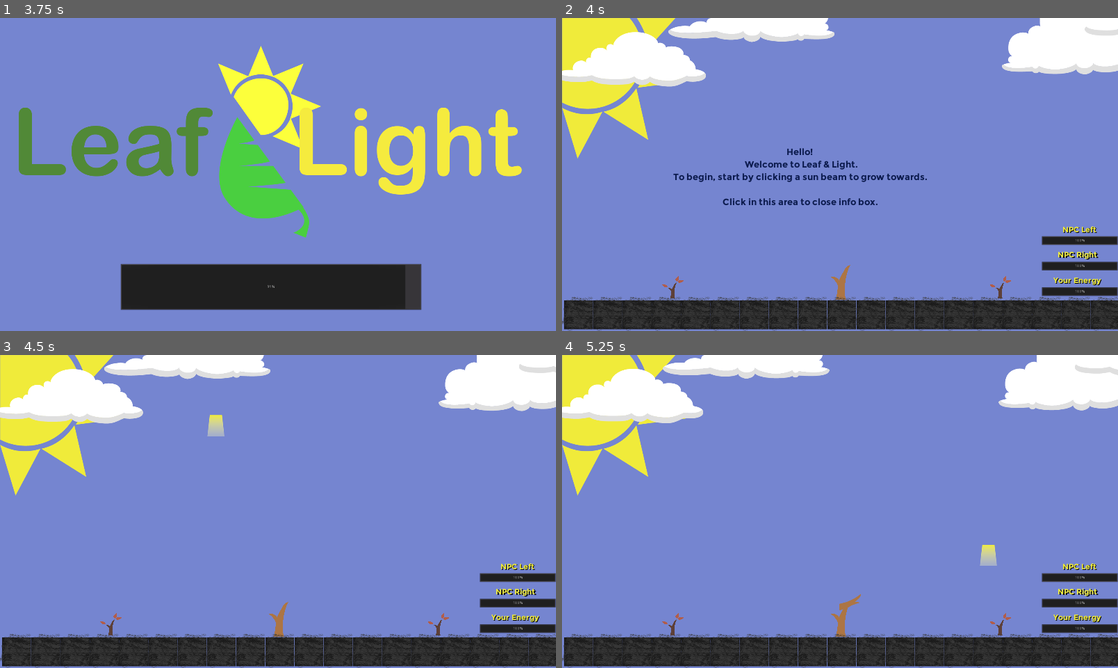
Above: before the commit, frames 1-4 (two rows, left to right).
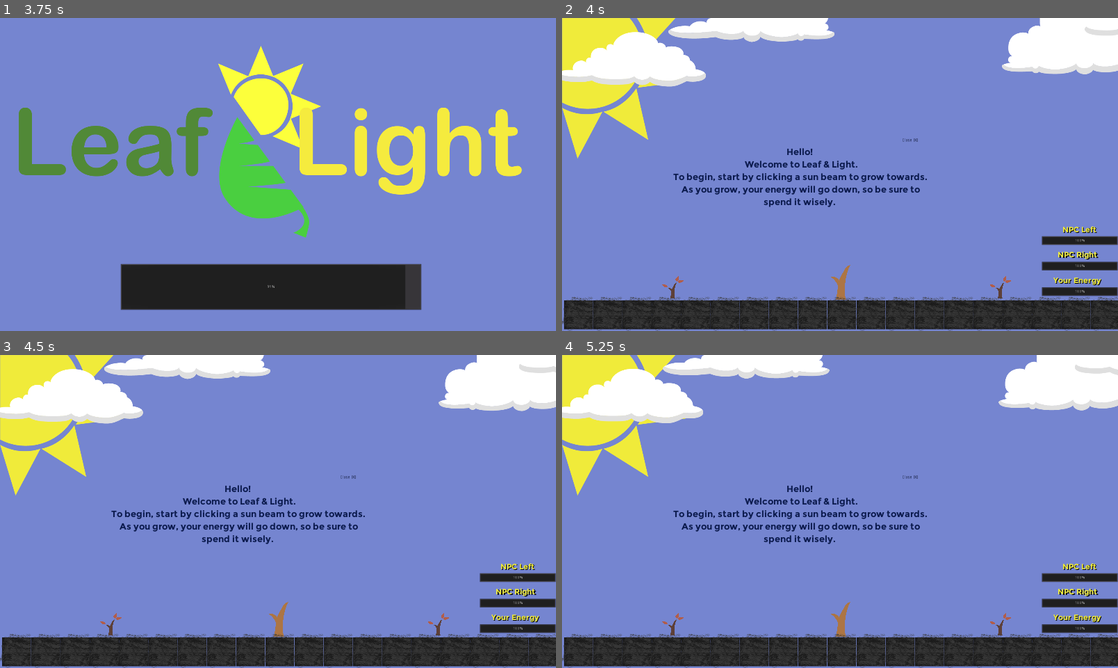
Above: after the commit, the same moments.

Repository: ibryanUW/leaf_light
Game: Godot game, scene res://main_menu/menu_screen.tscn
Two runs of this game, one before a commit and one after it. Both use one fixed random seed, a clock stepped at 60 frames per second and the inputs below.
Inputs (mouse positions are in pixels of both pictures, inside the frame that each line leads up to):
- Up to frame 1 (3.75 s): click (77, 130) at 0.5 s; move the mouse to (400, 158) at 1.27 s; press the mouse at (400, 158) at 1.28 s; move the mouse to (166, 190) at 2.02 s; release the mouse at (166, 190) at 2.03 s; click (166, 190) at 2.1 s; move the mouse to (333, 105) at 2.77 s; press the mouse at (333, 105) at 2.78 s; move the mouse to (250, 237) at 3.52 s; release the mouse at (250, 237) at 3.53 s; click (250, 237) at 3.6 s
- Up to frame 2 (4 s): no input
- Up to frame 3 (4.5 s): move the mouse to (444, 558) at 4.27 s; press the mouse at (444, 558) at 4.28 s
- Up to frame 4 (5.25 s): move the mouse to (673, 464) at 5.02 s; release the mouse at (673, 464) at 5.03 s; click (673, 464) at 5.1 s

Frame 1 is identical in both runs. In frame 2, 0.8% of the frame differs, in the area x 21-65%, y 38-61%; in frame 3, 1.5%; in frame 4, 1.6%, in the area x 20-79%, y 38-82%.
Error after the commit: Parse Error: Indented block expected after declaration of "get_sun_gen_coords" function. (res://Scenes/main_game/NewGameScene.gd:52)

Commit message:
Godot Is Being Strange. Pushing To Save.

Diff:
--- a/Scenes/main_game/NewGameScene.gd
+++ b/Scenes/main_game/NewGameScene.gd
@@ -1,5 +1,8 @@
 extends Node2D
 
+# Establishing some variables to store the player objects
+# at run time. This helps cut down on needing a bunch of
+# declarations in the _ready() function.
 onready var new_game_screen = $"."
 onready var sun_gen = SunlightTileGenerator.new()
 onready var main_player = $"PlayerCharacter"
@@ -10,29 +13,27 @@
 func _ready():
 	print("Entering new game")
 
+# Takes in an *event* parameter that is a global variable in GDScript
+# and is defined by the parameter provided to the `is_action_pressed()` function.
+# This function will act as the control over the 3 players and initiate
+# calls to the NPC's for their moves to be made.
 func _input(event):
 	if(event.is_action_pressed('click')):
+		# Get distance and angle information
+		var sun_collision_box = sun_gen.get_child(1).get_global_position()
+		var angle_to_sun_spot = main_player.get_position().angle_to(sun_collision_box)
+		print(angle_to_sun_spot)
 		if(sun_gen != null):
-			if($"Game_Start_Info_Label" != null):
-				$"Game_Start_Info_Label".queue_free()
+			# Release current sunbeam object from memory and
+			# create a new one which gets new property data.
 			sun_gen.free()
 			sun_gen = SunlightTileGenerator.new()
 			new_game_screen.add_child(sun_gen)
-			player_collision_info()
-			main_player.make_move()
-			var main_player_sprite_scale = main_player_sprite.get_rect().position * main_player_sprite.get_scale()
-			var new_branch = main_player.put_branch_on_tree(main_player.get_position(), main_player_sprite_scale)
-			main_player.add_child(new_branch)
-			print(main_player.get_turn_count())
-			npc_left.make_move()
-			print(npc_left.get_turn_count())
-			npc_right.make_move()
-			print(npc_right.get_turn_count())
-		else:
-			print("was null")
+
+
 
 func player_collision_info():
-	print($"PlayerCharacter/Player".get_rect())
+	print("rectangle coords of player sprite ", $"PlayerCharacter/Player".get_rect())
 	print($"PlayerCharacter/Player".get_rect().position * $"PlayerCharacter/Player".get_scale())
 	print($"PlayerCharacter/Player".get_texture().get_size())
 	print($"PlayerCharacter/PlayerCollisionBox".get_shape().get_extents().round())
@@ -40,8 +41,19 @@
 	get_sun_gen_coords()
 
 func get_sun_gen_coords():
-	var sun_collision_box = sun_gen.get_child(1).get_global_position()
-	print(sun_collision_box)
-	print(sun_gen.get_child(1).get_shape().get_extents())
-	print($"PlayerCharacter".get_position().distance_to(sun_collision_box))
-	print(rad2deg($"PlayerCharacter".get_position().angle_to(sun_collision_box)))
+#	var sun_collision_box = sun_gen.get_child(1).get_global_position()
+#	print(sun_collision_box)
+#	print(sun_gen.get_child(1).get_shape().get_extents())
+#	print($"PlayerCharacter".get_position().distance_to(sun_collision_box))
+#	print(rad2deg($"PlayerCharacter".get_position().angle_to(sun_collision_box)))
+
+# Checks signal emmited from close button on label and calls function
+# to remove the label from the screen.
+func _on_CloseInfoLabel_pressed():
+	remove_info_text()
+
+# Checks if the label is on the screen and removes it from
+# memory.
+func remove_info_text():
+	if($"Game_Start_Info_Label" != null):
+		$"Game_Start_Info_Label".queue_free()
--- a/Scenes/main_game/NewGameScene.tscn
+++ b/Scenes/main_game/NewGameScene.tscn
@@ -353,11 +353,18 @@
 custom_fonts/font = SubResource( 3 )
 text = "Hello!
  Welcome to Leaf & Light.
-To begin, start by clicking a sun beam to grow towards.
-
-Click in this area to close info box."
+To begin, start by clicking a sun beam to grow towards. As you grow, your energy will go down, so be sure to spend it wisely."
 align = 1
 valign = 1
-__meta__ = {
-"_edit_use_anchors_": false
-}
+autowrap = true
+__meta__ = {
+"_edit_use_anchors_": false
+}
+
+[node name="CloseInfoLabel" type="ToolButton" parent="Game_Start_Info_Label"]
+margin_left = 792.0
+margin_top = -40.0
+margin_right = 859.0
+margin_bottom = 5.0
+text = "Close [X]"
+[connection signal="pressed" from="Game_Start_Info_Label/CloseInfoLabel" to="." method="_on_CloseInfoLabel_pressed"]
--- a/Scenes/main_game/PlayerCharacter.gd
+++ b/Scenes/main_game/PlayerCharacter.gd
@@ -1,8 +1,6 @@
 extends Node2D
 
 class_name PlayerCharacter
-
-var turn_record = 0
 
 func _ready():
 	print("Entering the main player script now...")
--- a/Scenes/main_game/main_player.gd
+++ b/Scenes/main_game/main_player.gd
@@ -8,19 +8,39 @@
 
 var turn_count = 0
 
-func make_move():
+func make_move_right():
+	print("moving right")
 	this_player.play_turn()
 	set_turn_count()
 
-func put_branch_on_tree(parent_obj_origin, sprite_scale):
+func make_move_left():
+	this_player.play_turn()
+	set_turn_count()
+	print("moving left")
+
+func make_move_up():
+	this_player.play_turn()
+	set_turn_count()
+	print("moving up")
+
+func put_branch_on_tree(parent_obj_origin):
 	branch.set_texture(branch_sprite_texture)
-	var top_right_x = parent_obj_origin.x - sprite_scale.x
-	var top_right_y = parent_obj_origin.y + sprite_scale.y
+
+	var btm_left_x = branch.texture.get_width()
+	var btm_left_y = branch.texture.get_height()
+	print("btm_x ", btm_left_x, " btm_y ", btm_left_y)
+	var top_right_x = parent_obj_origin.x + btm_left_x
+	var top_right_y = parent_obj_origin.y - btm_left_y
+
 	print("x ", top_right_x, " y ", top_right_y)
+
 	branch.set_global_position(Vector2(top_right_x, top_right_y))
-	branch_hit_box.extents = Vector2(branch.texture.get_height()-5, branch.texture.get_width()-5)
+	branch_hit_box.extents = Vector2(btm_left_x/2, btm_left_y/2)
+
 	branch_collision_shape.set_shape(branch_hit_box)
 	branch.add_child(branch_collision_shape)
+
+	print(branch_collision_shape.get_global_position())
 	return branch
 
 func get_turn_count():
